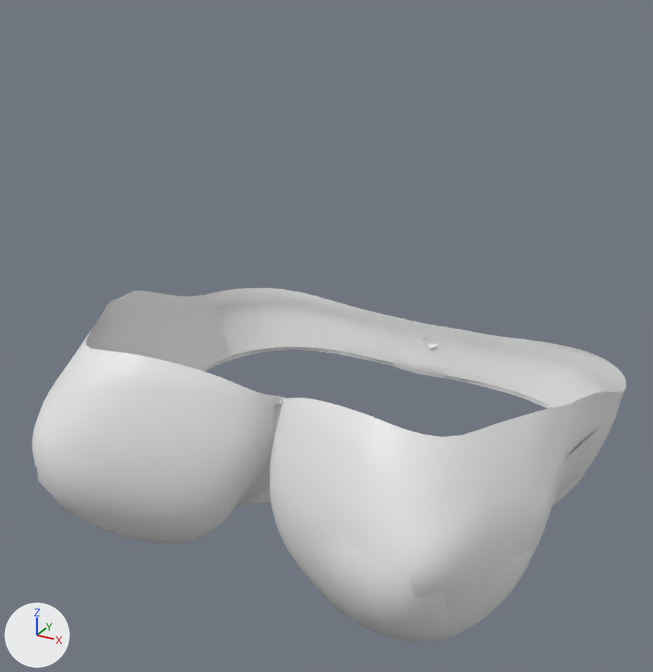
Two versions of the FBX model Assets/Models/Humans/Nora/SeparatedOutfits/Bra.fbx, one commit apart.
Rendered twice from a camera (50 mm lens) standing at (0.598, -1.172, 3.838) and looking at (-0.011, -0.065, 3.284). The axes (+X, +Y, +Z) are drawn at lower left. The lights are the same throughout. The first picture is the older version.

In view in the first picture: 'Nora.casualBraSeparated', 'Nora.casualFittedBraSeparated'.
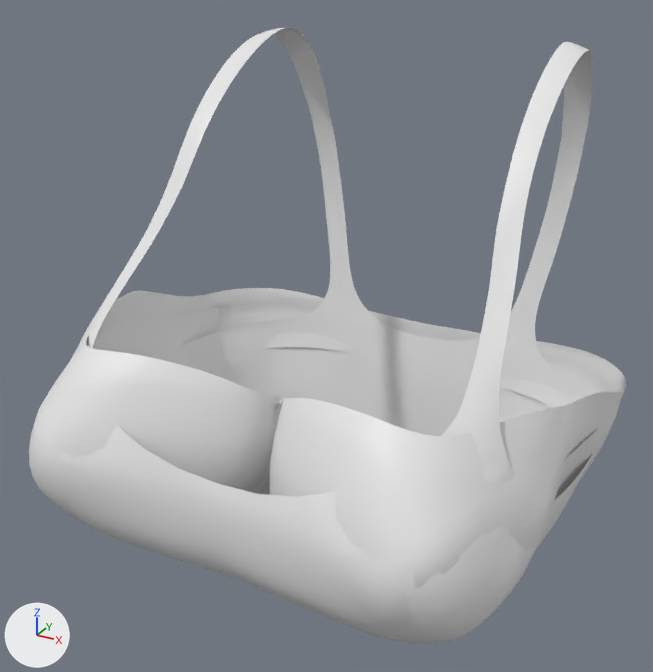
What differs and where, as boxes (x1, y1, x2, y2) in the pictures (653 x 672 px):
'Nora.SupportiveBraSeparated', added: after (29, 28, 593, 643)
'Nora.casualBraSeparated', unchanged, covered by the edit: before (35, 303, 611, 642); after (35, 303, 611, 630)

What the commit changed:
Material 'Nora.SupportiveBra' (mat_nora_supportivebra) is new.
Its base color is (0.8, 0.8, 0.8) (white #e7e7e7).
Mesh me_nora_elvs_hippydress1mesh_002 is new.
It has 3991 vertices, 3682 faces and spans x -0.386..0.386, y -0.417..0.335, z 2.932..3.701.
It uses material mat_nora_supportivebra (white #e7e7e7).
Object 'Nora.SupportiveBraSeparated' (ob_nora_supportivebraseparated) is new; it shows me_nora_elvs_hippydress1mesh_002.
Its location is (0.0, 0.0, 0.0).
